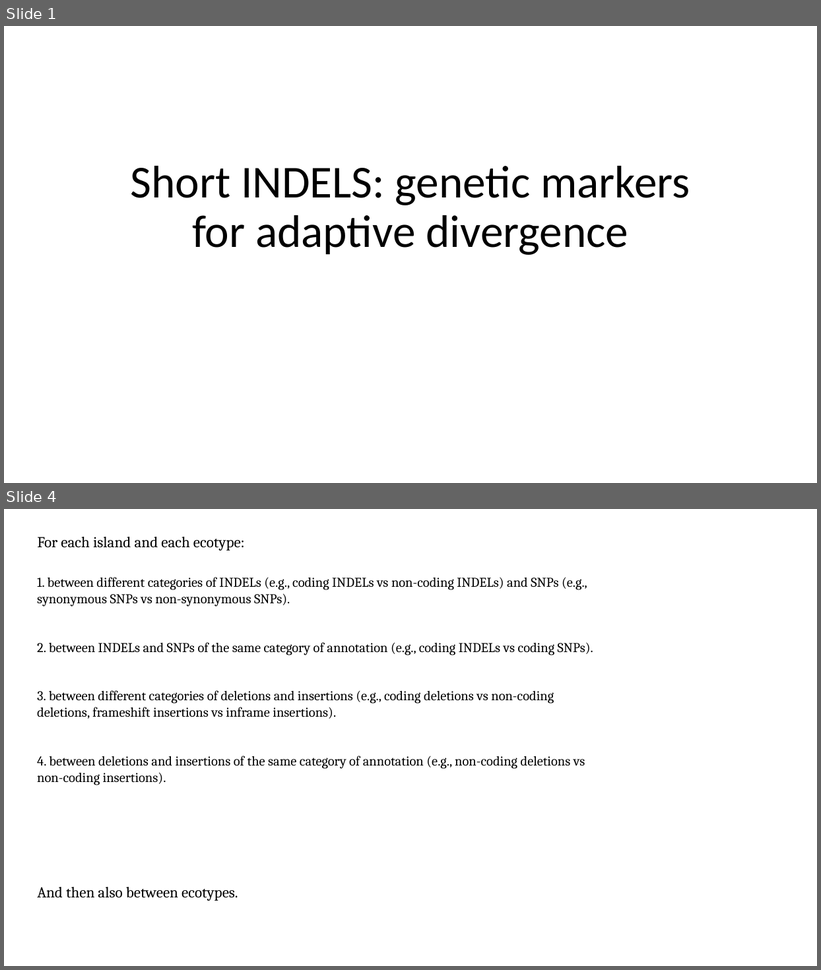
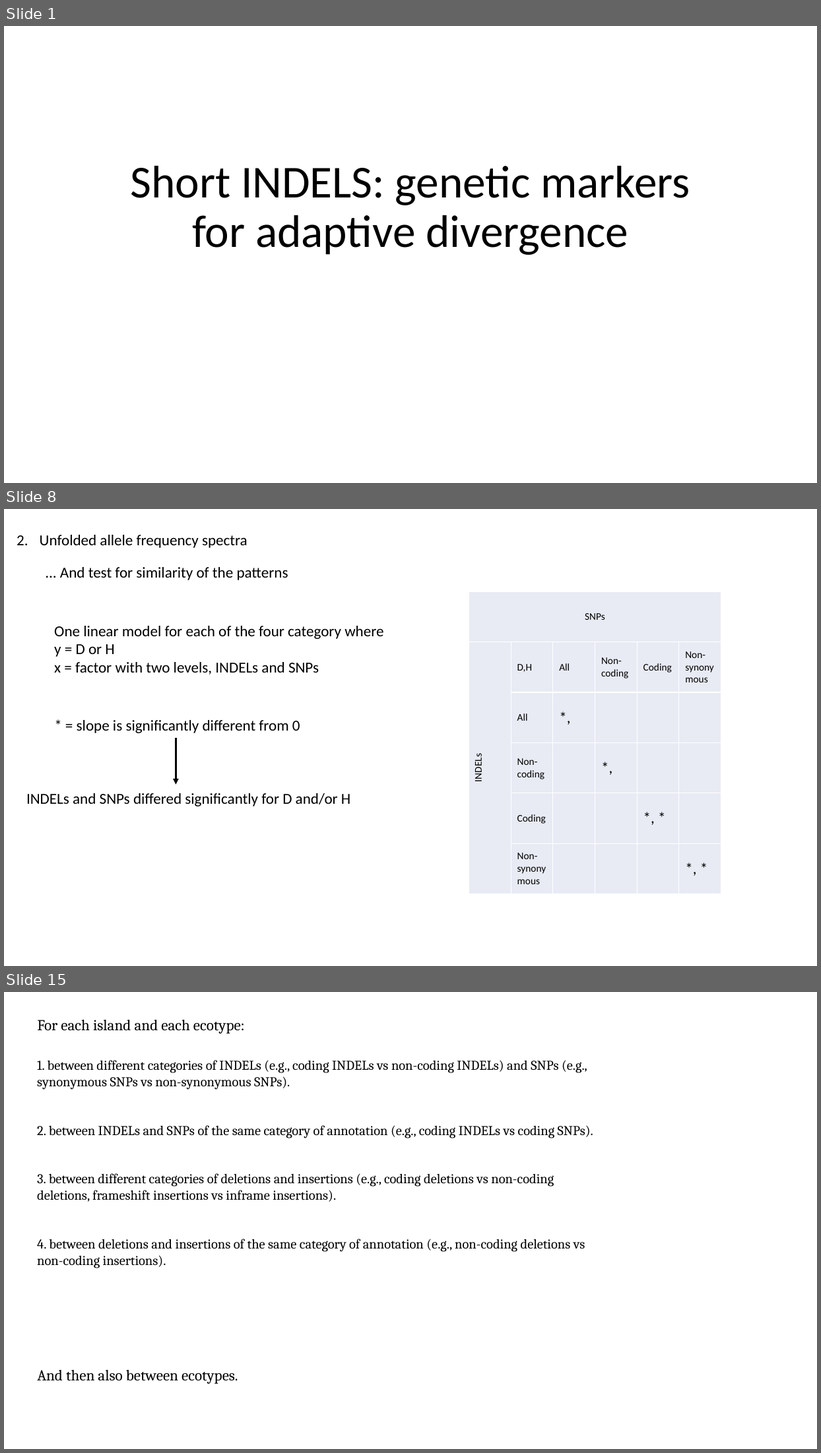
Before and after one commit to sam0per/Littorina_saxatilis_short_variants, a slide deck: short_genetic_variants/docs/short_indels_v05.pptx. Shown one above the other, each under a label of ours: slides 1 and 4 before the commit, slides 1, 8 and 15 after it; the slides between them are not shown. The pictures are 821x970 and 821x1453 pixels, drawn with LibreOffice and Linux fonts; fonts in the diff are those of the drawing. Boxes give left, top, right and bottom in pixels: in the first picture for what was removed or moved away, otherwise in the second. Text is boxed around its words. In the diff, an @@ line names an element or a change of style, - is before the commit and + after.

```diff
--- a/short_genetic_variants/docs/short_indels_v05.pptx
+++ b/short_genetic_variants/docs/short_indels_v05.pptx
@@ slide 8 added at (4, 509, 817, 966), background #FFFFFF @@
@@ text added at (40, 535, 248, 548), 18 pt, text #000000 @@
+2. Unfolded allele frequency spectra
@@ text added at (60, 567, 288, 580), 18 pt, text #000000 @@
+... And test for similarity of the patterns
@@ table added at (469, 591, 721, 894), 6 rows, 6 columns @@
+SNPs |  |  |  |  | 
+INDELs | D,H | All | Non-coding | Coding | Non-synonymous
+ | All | *, |  |  | 
+ | Non-coding |  | *, |  | 
+ | Coding |  |  | *, * | 
+ | Non-synonymous |  |  |  | *, *
@@ text added at (54, 626, 384, 675), 18 pt, text #000000 @@
+One linear model for each of the four category where
+y = D or H
+x = factor with two levels, INDELs and SNPs
@@ text added at (77, 720, 300, 733), 18 pt, text #000000 @@
+* = slope is significantly different from 0
@@ arrow added from (176, 738) to (176, 785), #000000 2.25 pt @@
@@ text added at (26, 793, 350, 807), 18 pt, text #000000 @@
+INDELs and SNPs differed significantly for D and/or H
@@ what was slide 4 is now slide 15 @@
```
Also in this commit, not shown: 2 slides changed, 10 other slides added, 13 slides removed, 8 other files.
